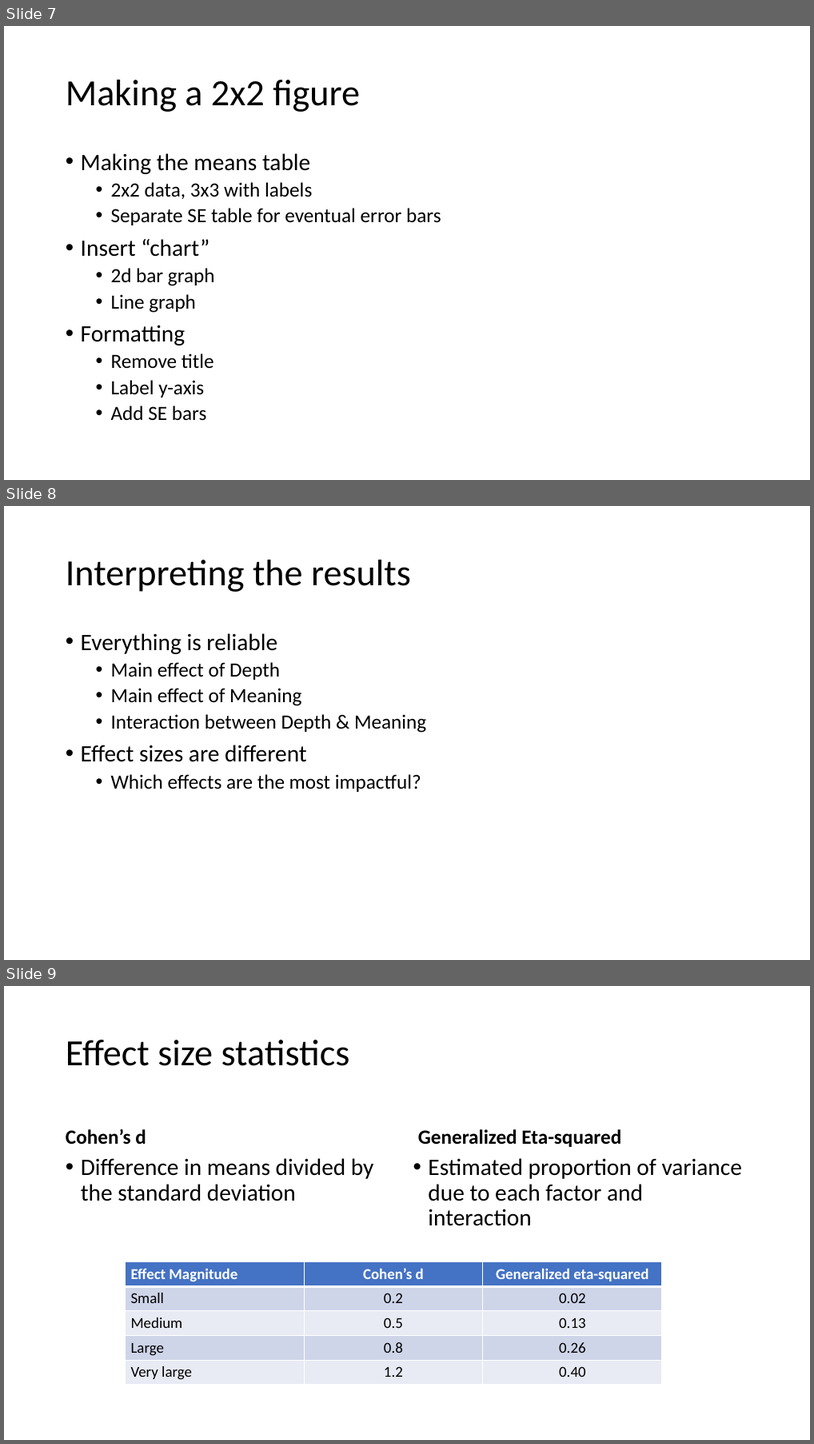
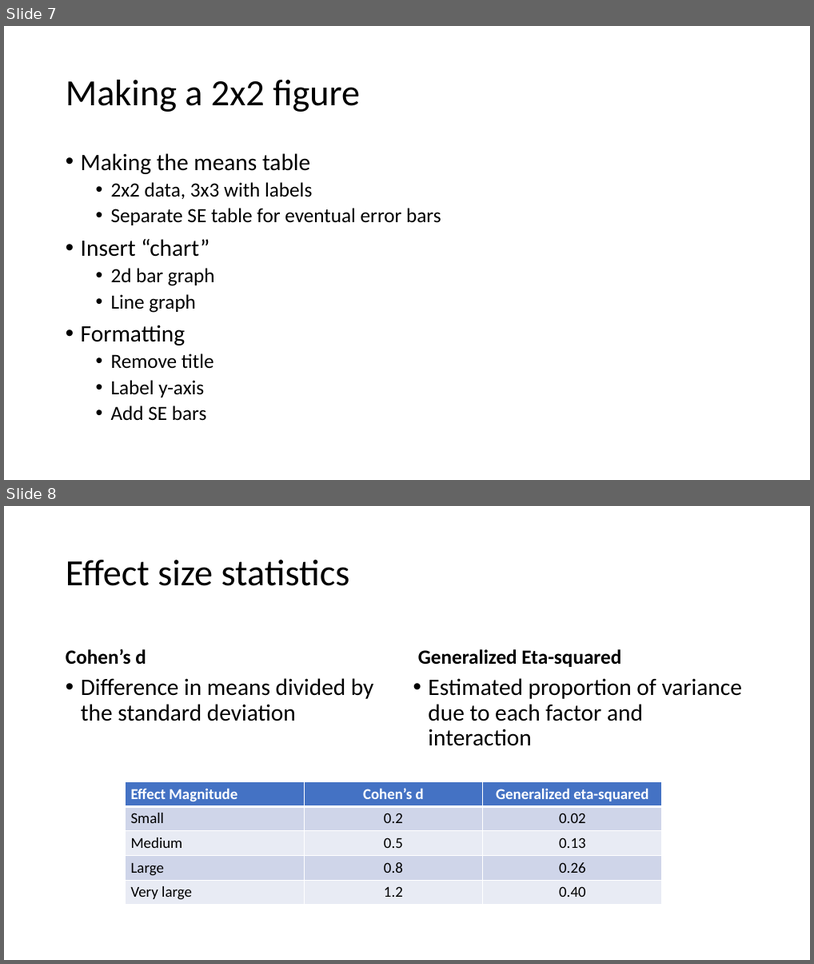
Before and after one commit to preber/Research-Methods, a slide deck: Class Slides 2024/Class 14.pptx. Shown one above the other, each under a label of ours: slides 7, 8 and 9 before the commit, slides 7 and 8 after it. The pictures are 814x1444 and 814x964 pixels, drawn with LibreOffice and Linux fonts; fonts in the diff are those of the drawing. Boxes give left, top, right and bottom in pixels: in the first picture for what was removed or moved away, otherwise in the second. Text is boxed around its words. In the diff, an @@ line names an element or a change of style, - is before the commit and + after.

```diff
--- a/Class Slides 2024/Class 14.pptx
+++ b/Class Slides 2024/Class 14.pptx
@@ slide 8 removed at [4, 506, 810, 960], background #FFFFFF @@
@@ title removed at [66, 560, 411, 592] @@
-Interpreting the results
@@ text removed at [81, 633, 426, 792] @@
-• Everything is reliable
-  • Main effect of Depth
-  • Main effect of Meaning
-  • Interaction between Depth & Meaning
-• Effect sizes are different
-  • Which effects are the most impactful?
@@ what was slide 9 is now slide 8 @@
```
Also in this commit, not shown: 1 slide changed, 12 other files.
